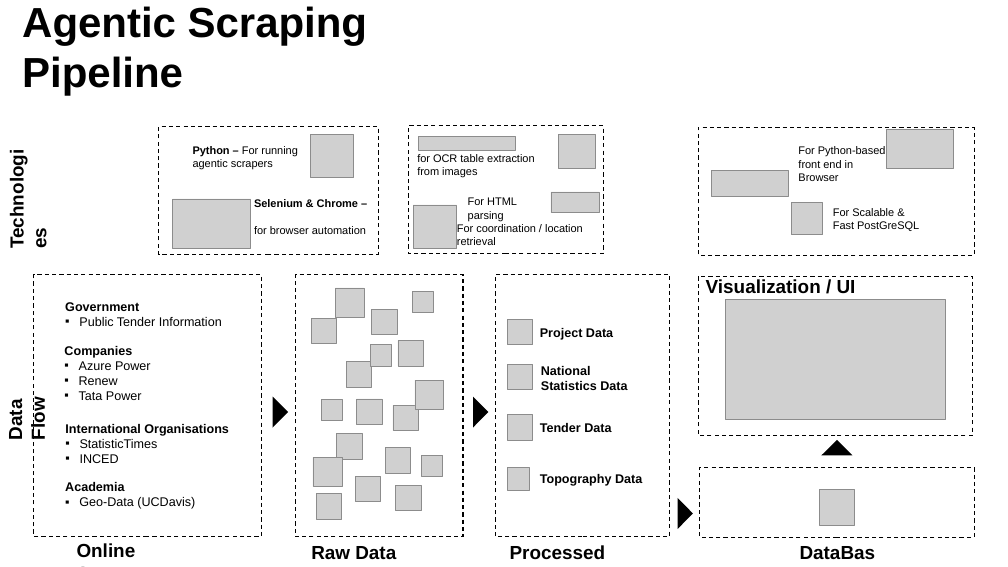
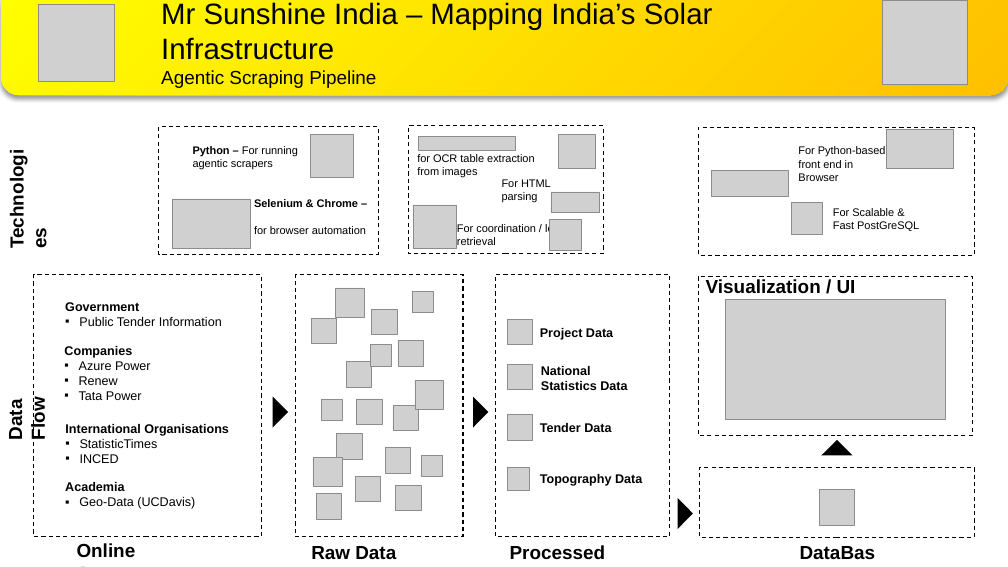
Before and after one commit to DerKevinRiehl/mit_ai_hackathon_2025, a slide deck: slide 1 of task_description/Brainstorming.pptx. Drawn at 1008x567 pixels with LibreOffice and Linux fonts; fonts in the diff are those of the drawing; grey boxes stand for pictures; background and template pictures are left out. Boxes give left, top, right and bottom in pixels: in the first picture for what was removed or moved away, otherwise in the second. Text is boxed around its words. In the diff, an @@ line names an element or a change of style, - is before the commit and + after.

Commit message:
Updated Slide

```diff
--- a/task_description/Brainstorming.pptx
+++ b/task_description/Brainstorming.pptx
@@ rounded rectangle added at (1, 0, 1008, 95), fill gradient #FFC000 to #FFFF00 @@
@@ picture added at (38, 5, 114, 81) @@
@@ text "Mr Sunshine India – Mapping ...": place and size @@
-text "Mr Sunshine India – Mapping ..." at (22, 6, 367, 96)
+text "Mr Sunshine India – Mapping ..." at (161, 2, 713, 88)
@@ text at (161, 2, 713, 60): paragraph added @@
+Mr Sunshine India – Mapping India’s Solar Infrastructure
@@ picture added at (883, 0, 967, 84) @@
@@ text at (161, 70, 376, 88): size 40 to 18 pt, bold off in "Agentic Scraping Pipeline" @@
@@ text "For HTML parsing": place and size @@
-text "For HTML parsing" at (468, 197, 517, 221)
+text "For HTML parsing" at (502, 179, 551, 203)
@@ picture added at (549, 219, 581, 251) @@
```
Also in this commit, not shown: 1 other file.
